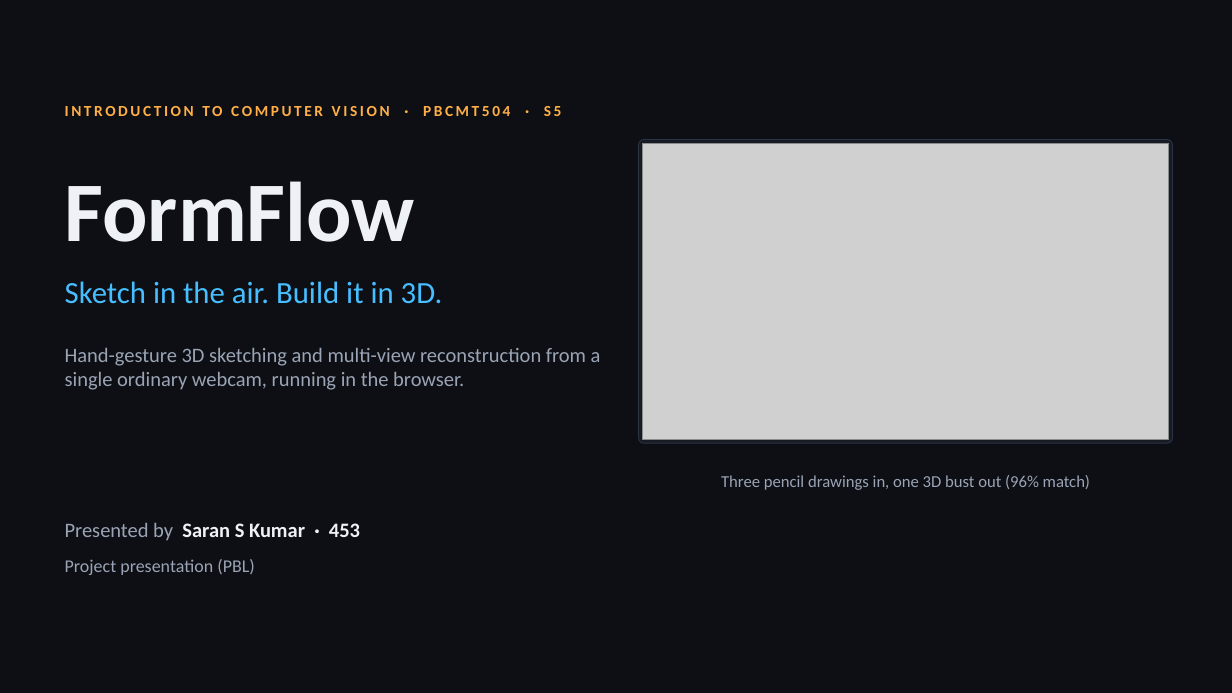
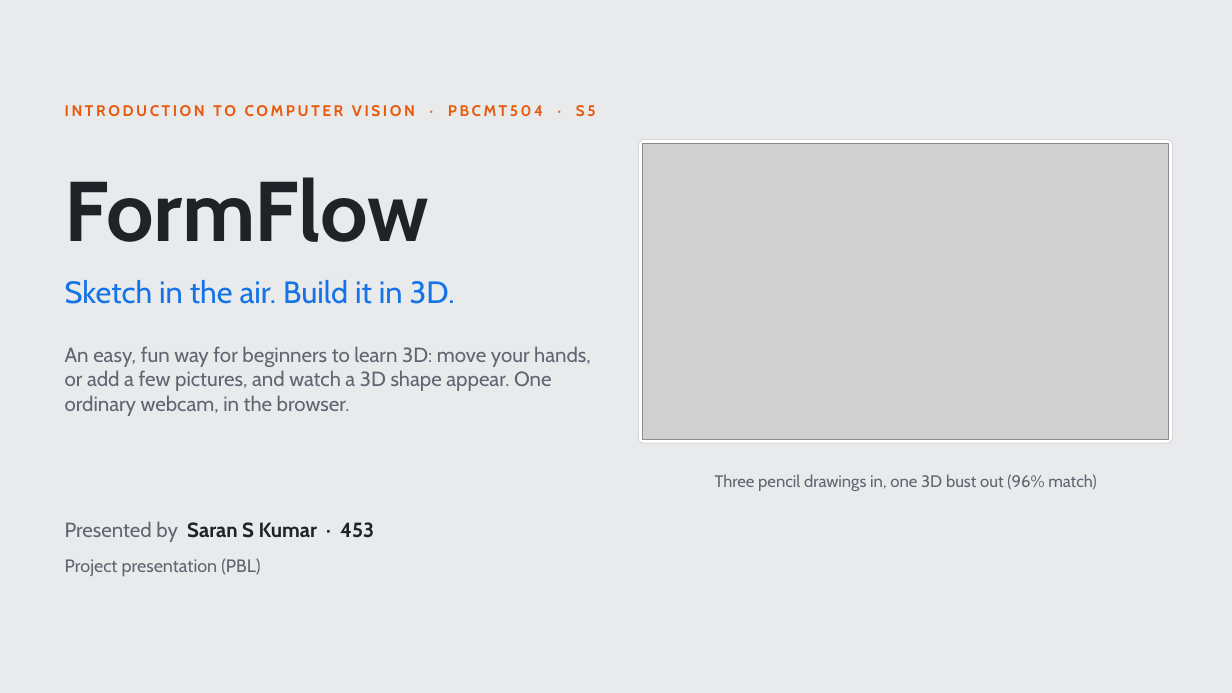
Before and after one commit to saranskumar/formflow-cv, a slide deck: slide 1 of Presentation/FormFlow_Final_Presentation.pptx. Drawn at 1232x693 pixels with LibreOffice and Linux fonts; fonts in the diff are those of the drawing; grey boxes stand for pictures. Boxes give left, top, right and bottom in pixels: in the first picture for what was removed or moved away, otherwise in the second. Text is boxed around its words. In the diff, an @@ line names an element or a change of style, - is before the commit and + after.

```diff
--- a/Presentation/FormFlow_Final_Presentation.pptx
+++ b/Presentation/FormFlow_Final_Presentation.pptx
@@ background #0D0F14 to #E9EAEC @@
@@ text "INTRODUCTION TO COMPUTER VISION · ..." at (65, 105, 596, 117): font Calibri to Cabin, text colour #FFAF46 to #E8590C @@
@@ rounded rectangle at (639, 140, 1173, 444): fill #161B24 to #FFFFFF; outline #2A3344 0.75 pt to #D5D8DD 0.75 pt @@
@@ text "FormFlow" at (65, 177, 429, 242): font Calibri to Cabin, text colour #EEF1F6 to #1F2328 @@
@@ text "Sketch in the air. Build ..." at (65, 280, 455, 304): font Calibri to Cabin, text colour #46BEFF to #1473E6 @@
@@ text at (65, 346, 591, 416): text changed; font Calibri to Cabin; text colour #9AA4B5 to #5F6672 @@
-Hand-gesture 3D sketching and multi-view reconstruction from a single ordinary webcam, running in the browser.
+An easy, fun way for beginners to learn 3D: move your hands, or add a few pictures, and watch a 3D shape appear. One ordinary webcam, in the browser.
@@ text "Three pencil drawings in, one ..." at (715, 474, 1096, 491): font Calibri to Cabin, text colour #9AA4B5 to #5F6672 @@
@@ text "Presented by Saran S Kumar ..." at (65, 521, 374, 542): font Calibri to Cabin; text colour #9AA4B5 to #5F6672 in "Presented by"; text colour #EEF1F6 to #1F2328 in "Saran S Kumar · 453" @@
@@ text "Project presentation (PBL)" at (65, 558, 260, 577): font Calibri to Cabin, text colour #9AA4B5 to #5F6672 @@
```
Also in this commit, not shown: 10 other slides changed, 4 slides added, 12 slides removed, 7 other files.
